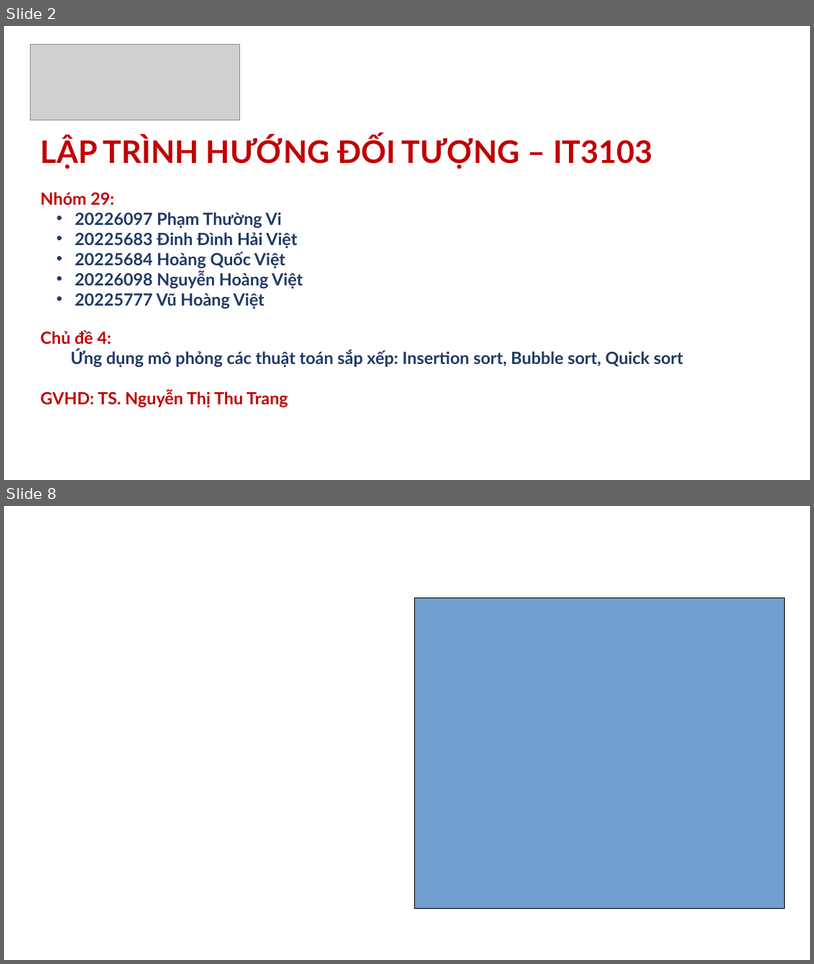
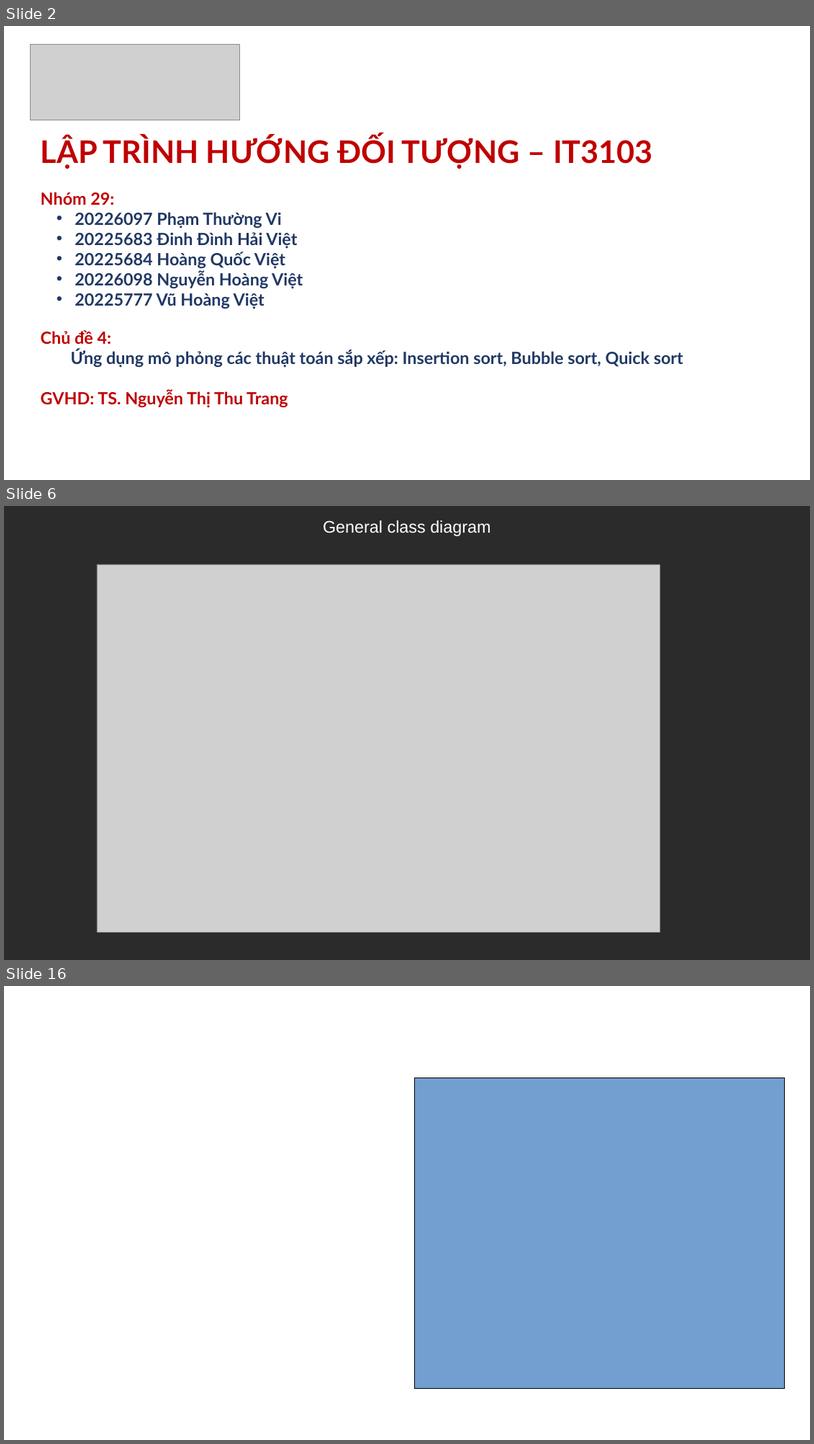
Before and after one commit to vitegod/LTHDT.20241-29, a slide deck: presentation/Slide_Nhóm 29.pptx. Shown one above the other, each under a label of ours: slides 2 and 8 before the commit, slides 2, 6 and 16 after it; the slides between them are not shown. The pictures are 814x964 and 814x1444 pixels, drawn with LibreOffice and Linux fonts; fonts in the diff are those of the drawing; grey boxes stand for pictures; background and template pictures are left out; a plain dark background stands for a picture behind light text. Boxes give left, top, right and bottom in pixels: in the first picture for what was removed or moved away, otherwise in the second. Text is boxed around its words. In the diff, an @@ line names an element or a change of style, - is before the commit and + after.

```diff
--- a/presentation/Slide_Nhóm 29.pptx
+++ b/presentation/Slide_Nhóm 29.pptx
@@ slide 6 added at box(4, 506, 810, 960), background picture (left out) @@
@@ text added at box(323, 520, 491, 536), 20 pt, text #FFFFFF @@
+General class diagram
@@ picture added at box(97, 564, 661, 932) @@
@@ what was slide 8 is now slide 16 @@
```
Also in this commit, not shown: 12 other slides added, 5 slides removed.
